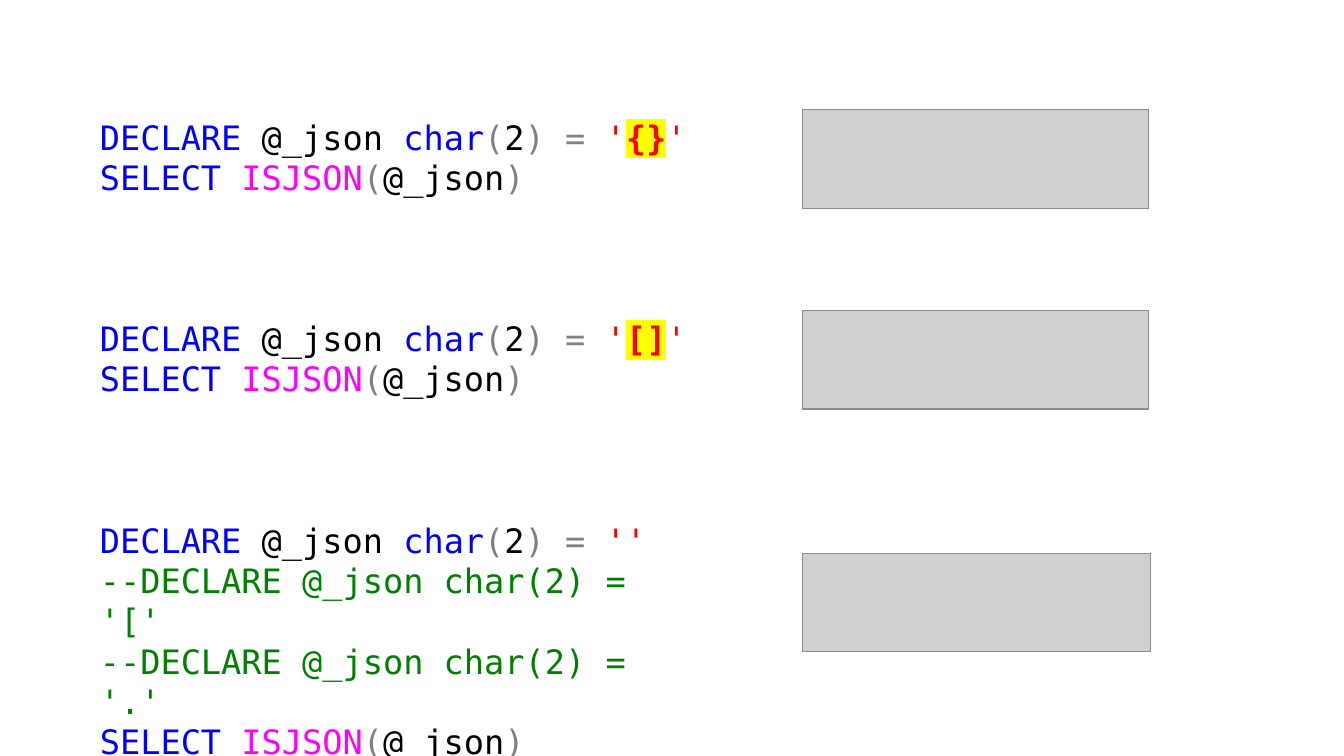
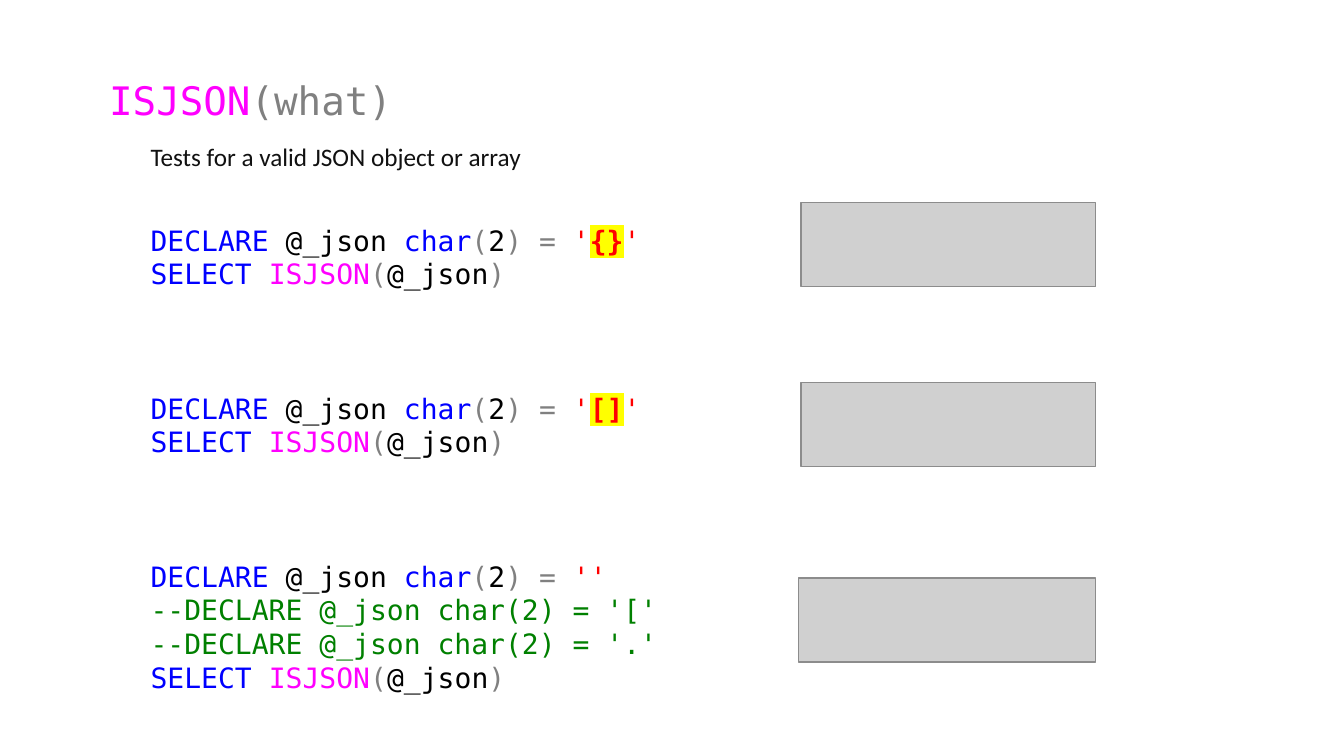
Before and after one commit to jbfoushee/MyPresentations, a slide deck: slide 27 of TSQL_JSON_Operators/TSQL_JSON_Operators.pptx (slide 31 before the commit). Drawn at 1344x756 pixels with LibreOffice and Linux fonts; fonts in the diff are those of the drawing; grey boxes stand for pictures. Boxes give left, top, right and bottom in pixels: in the first picture for what was removed or moved away, otherwise in the second. Text is boxed around its words. In the diff, an @@ line names an element or a change of style, - is before the commit and + after.

```diff
--- a/TSQL_JSON_Operators/TSQL_JSON_Operators.pptx
+++ b/TSQL_JSON_Operators/TSQL_JSON_Operators.pptx
@@ text added at (109,85,392,120), 28 pt, text #FF00FF @@
+ISJSON(what)
@@ text added at (151,148,521,171), 18 pt, text #111111 @@
+Tests for a valid JSON object or array
@@ picture: place and size @@
-picture at (803,110,1148,209)
+picture at (802,203,1096,286)
@@ text "DECLARE @_json char(2) = '{}'": place and size @@
-text "DECLARE @_json char(2) = '{}'" at (100,124,586,756)
+text "DECLARE @_json char(2) = '{}'" at (151,229,556,694)
@@ text "DECLARE @_json char(2) = '{}'" at (151,229,556,694): size 24 to 20 pt @@
@@ picture: place and size @@
-picture at (803,311,1148,409)
+picture at (802,383,1096,467)
@@ picture: place and size @@
-picture at (803,554,1151,652)
+picture at (799,578,1096,661)
```
Also in this commit, not shown: 15 other slides changed, 4 slides added, 5 slides removed, 3 other files.
